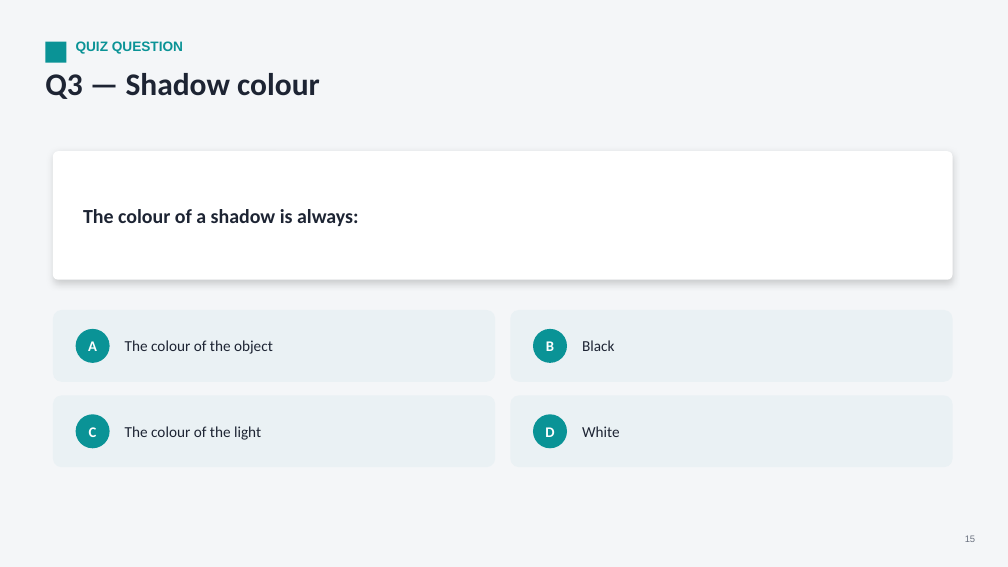
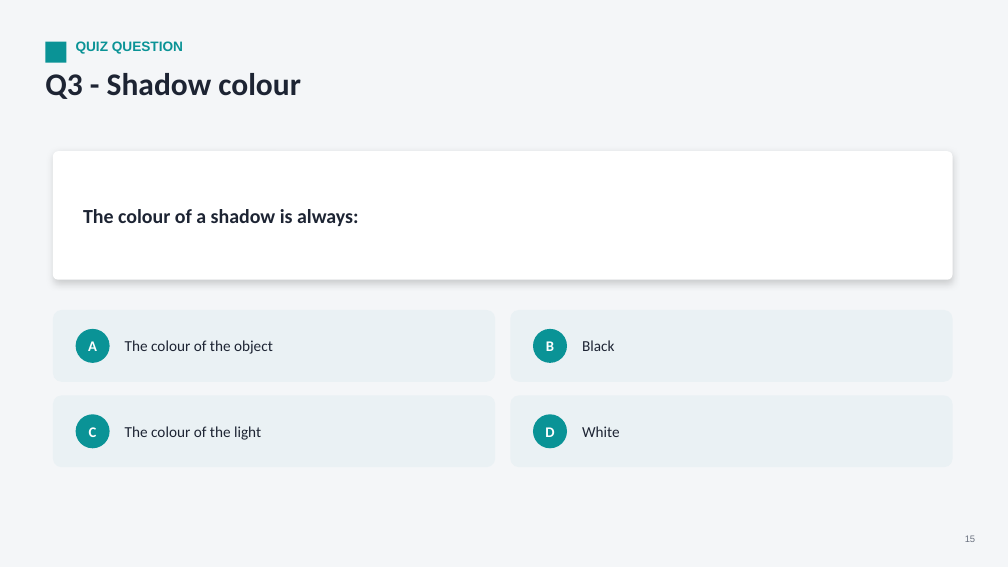
Before and after one commit to parmeshwars2911/MyFirstAR, a slide deck: slide 15 of ppt/Grade06/G06_S53_Light_2.pptx. Drawn at 1008x567 pixels with LibreOffice and Linux fonts; fonts in the diff are those of the drawing. Boxes give left, top, right and bottom in pixels: in the first picture for what was removed or moved away, otherwise in the second. Text is boxed around its words. In the diff, an @@ line names an element or a change of style, - is before the commit and + after.

```diff
--- a/ppt/Grade06/G06_S53_Light_2.pptx
+++ b/ppt/Grade06/G06_S53_Light_2.pptx
@@ text at [45,73,301,99]: text changed @@
-Q3 — Shadow colour
+Q3 - Shadow colour
```
Also in this commit, not shown: 18 other slides changed, 11 other files.
